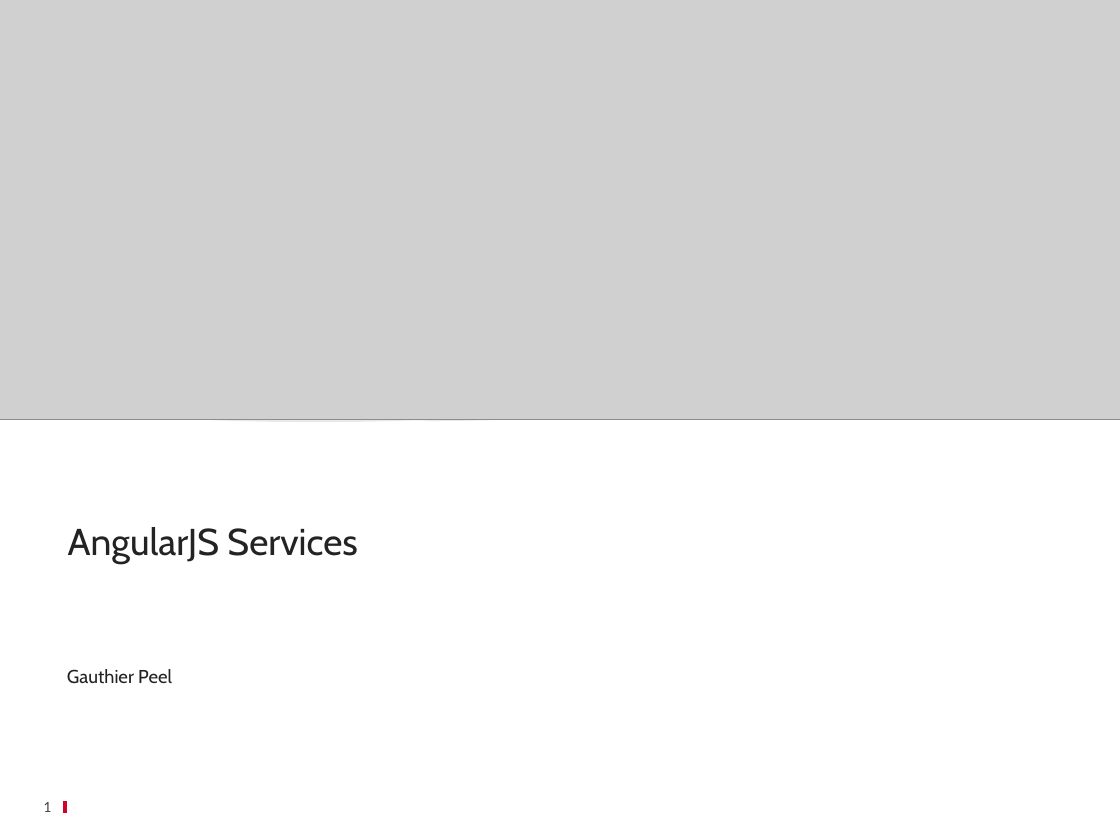
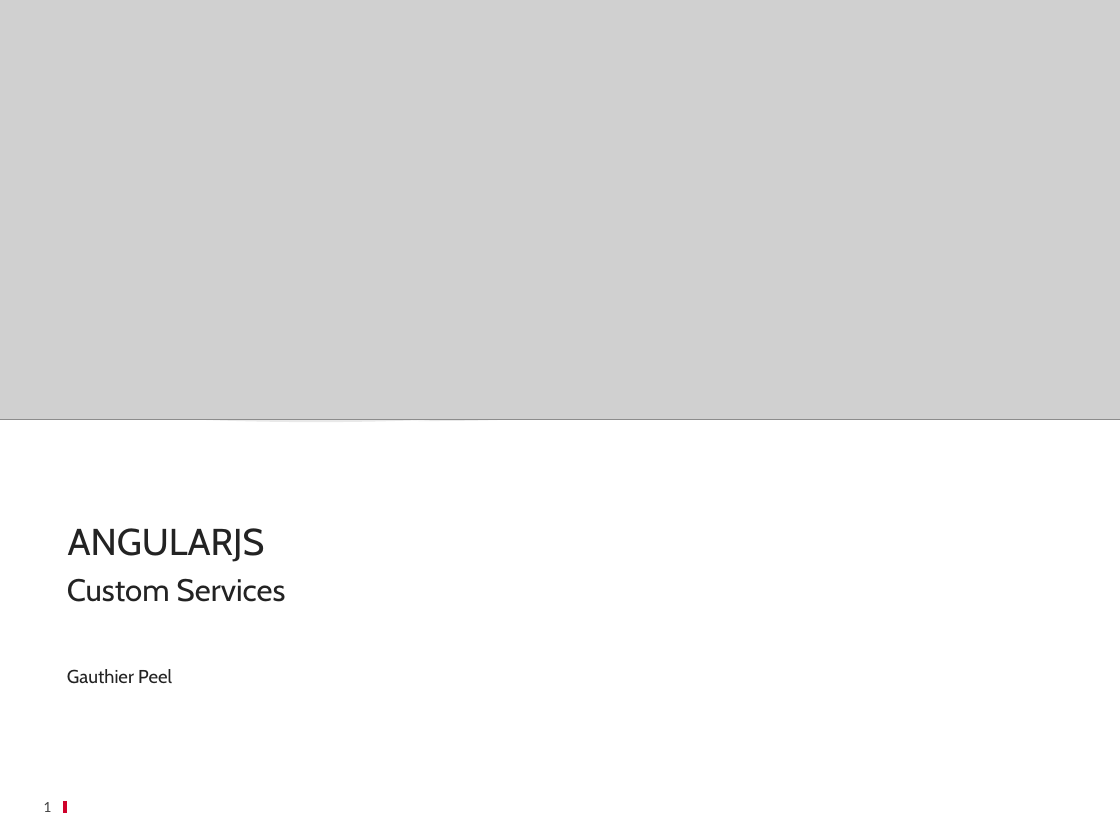
Before and after one commit to ycintre/formation-angularjs, a slide deck: slide 1 of 15 Custom services/Custom services.pptx. Drawn at 1120x840 pixels with LibreOffice and Linux fonts; fonts in the diff are those of the drawing; grey boxes stand for pictures; background and template pictures are left out. Boxes give left, top, right and bottom in pixels: in the first picture for what was removed or moved away, otherwise in the second. Text is boxed around its words. In the diff, an @@ line names an element or a change of style, - is before the commit and + after.

Commit message:
completely rework custom services slides

```diff
--- a/15 Custom services/Custom services.pptx
+++ b/15 Custom services/Custom services.pptx
@@ title at box(68, 528, 265, 562): text changed @@
-AngularJS Services
+ANGULARJS
@@ subtitle added at box(67, 578, 286, 602), 20 pt, text #232323 @@
+Custom Services
```
Also in this commit, not shown: 14 slides added, 17 slides removed.
